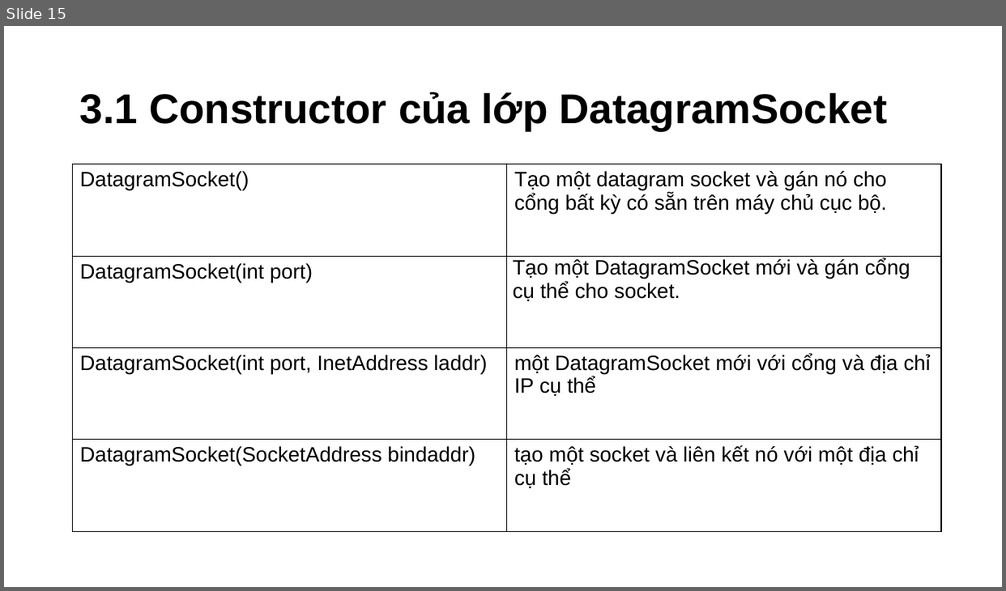
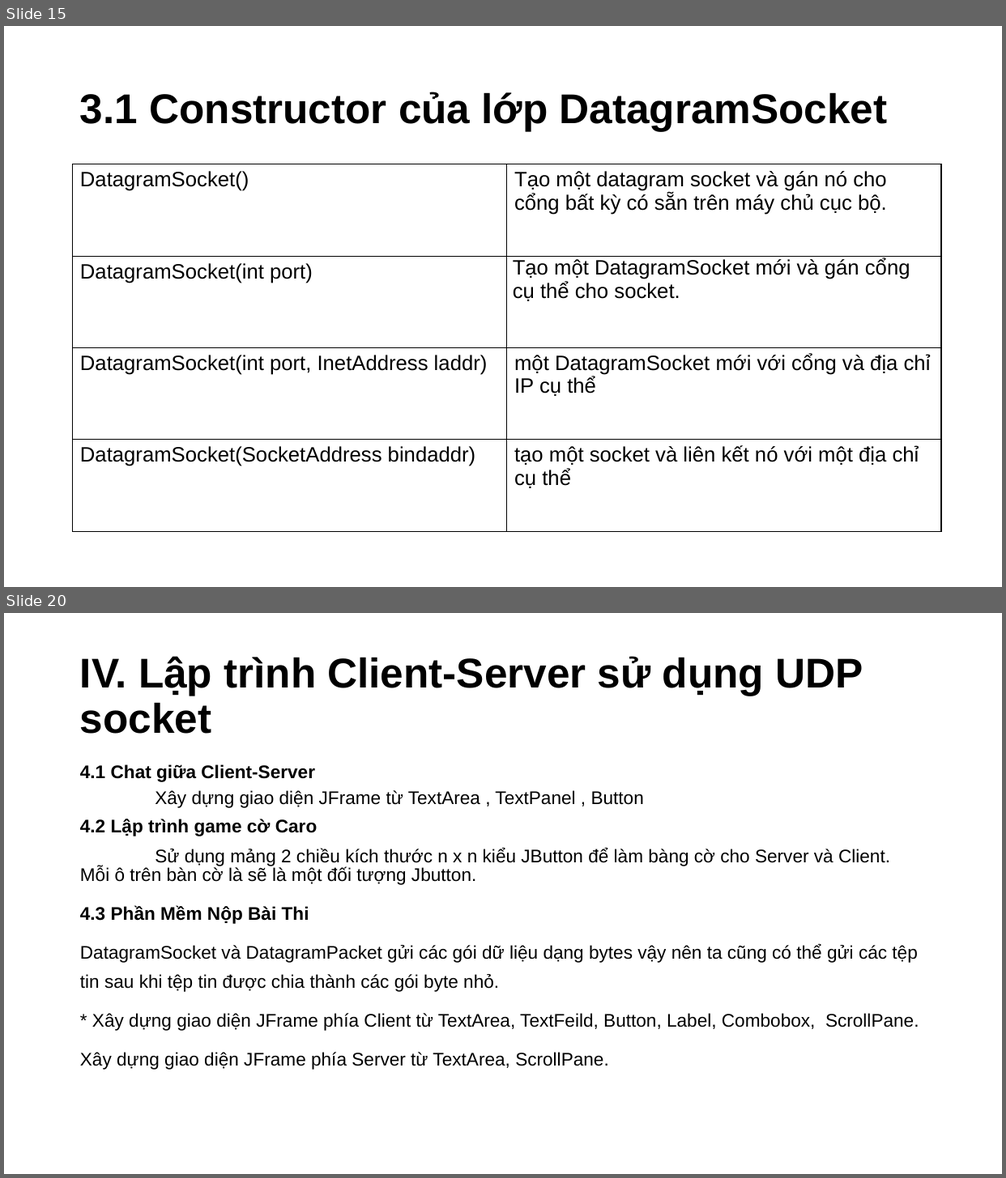
Before and after one commit to Cuid-1412/PowerPoint, a slide deck: Thuyết Trình Java.pptm. Shown one above the other, each under a label of ours: slide 15 before the commit, slides 15 and 20 after it; the slides between them are not shown. The pictures are 1006x591 and 1006x1178 pixels, drawn with LibreOffice and Linux fonts; fonts in the diff are those of the drawing; background and template pictures are left out. Boxes give left, top, right and bottom in pixels: in the first picture for what was removed or moved away, otherwise in the second. Text is boxed around its words. In the diff, an @@ line names an element or a change of style, - is before the commit and + after.

```diff
--- a/Thuyết Trình Java.pptm
+++ b/Thuyết Trình Java.pptm
@@ slide 20 added at [4,613,1002,1174], background #FFFFFF @@
@@ title added at [80,656,863,734], 40 pt, text #000000, bold @@
+IV. Lập trình Client-Server sử dụng UDP socket
@@ text added at [80,764,919,1070], 17.6 pt, text #000000 @@
+4.1 Chat giữa Client-Server
+Xây dựng giao diện JFrame từ TextArea , TextPanel , Button
+4.2 Lập trình game cờ Caro
+Sử dụng mảng 2 chiều kích thước n x n kiểu JButton để làm bàng cờ cho Server và Client. Mỗi ô trên bàn cờ là sẽ là một đối tượng Jbutton.
+4.3 Phần Mềm Nộp Bài Thi
+DatagramSocket và DatagramPacket gửi các gói dữ liệu dạng bytes vậy nên ta cũng có thể gửi các tệp tin sau khi tệp tin được chia thành các gói byte nhỏ.
+* Xây dựng giao diện JFrame phía Client từ TextArea, TextFeild, Button, Label, Combobox, ScrollPane.
+Xây dựng giao diện JFrame phía Server từ TextArea, ScrollPane.
```
Also in this commit, not shown: 7 slides changed, 10 other slides added.
